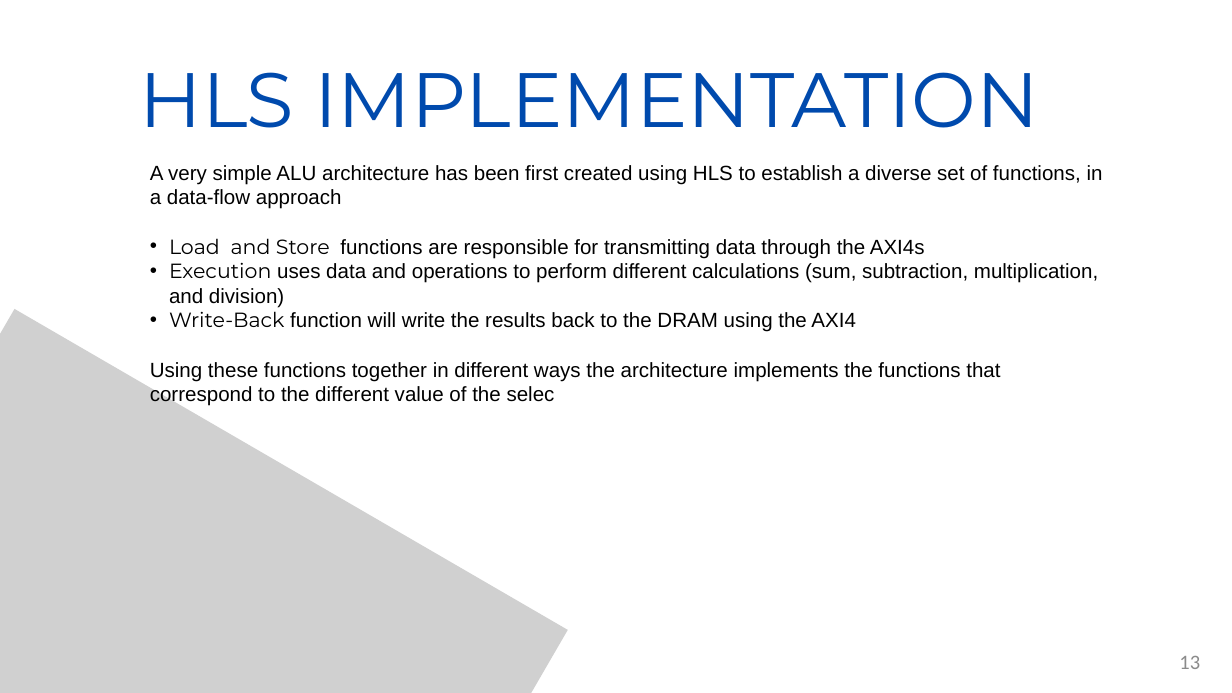
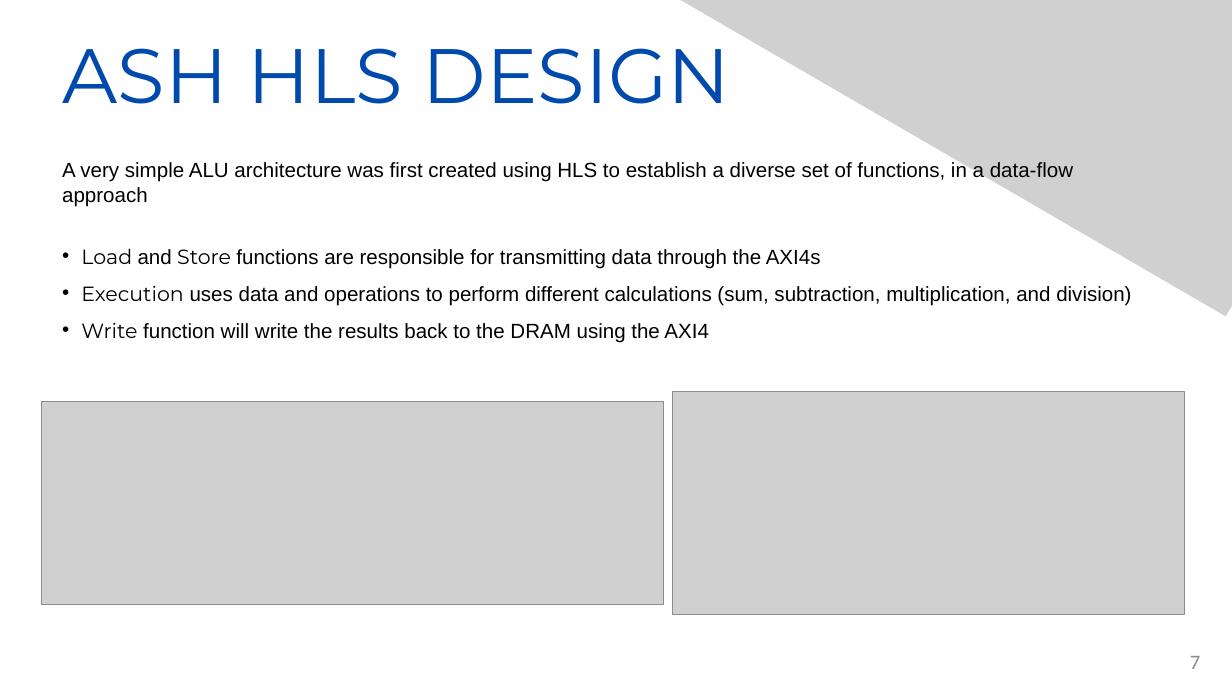
Before and after one commit to Marcolbr2001/ACA_PROJECT, a slide deck: slide 7 of ASH_ACA_PWP.pptx (slide 13 before the commit). Drawn at 1232x693 pixels with LibreOffice and Linux fonts; fonts in the diff are those of the drawing; grey boxes stand for pictures. Boxes give left, top, right and bottom in pixels: in the first picture for what was removed or moved away, otherwise in the second. Text is boxed around its words. In the diff, an @@ line names an element or a change of style, - is before the commit and + after.

```diff
--- a/ASH_ACA_PWP.pptx
+++ b/ASH_ACA_PWP.pptx
@@ text at (62,28,731,104): text changed @@
-HLS IMPLEMENTATION
+ASH HLS DESIGN
@@ picture: place and size @@
-picture at (0,309,568,693)
+picture at (672,0,1232,316)
@@ text "A very simple ALU architecture ...": place and size @@
-text "A very simple ALU architecture ..." at (150,165,1103,406)
+text "A very simple ALU architecture ..." at (62,161,1131,342)
@@ text at (62,161,1073,207): text changed @@
-A very simple ALU architecture has been first created using HLS to establish a diverse set of functions, in a data-flow approach
+A very simple ALU architecture was first created using HLS to establish a diverse set of functions, in a data-flow approach
@@ text at (81,248,1131,305): font Montserrat to Arial in "and"; line spacing 1 to 1.5 @@
@@ text at (81,323,708,342): text changed @@
-• Write-Back function will write the results back to the DRAM using the AXI4
-Using these functions together in different ways the architecture implements the functions that correspond to the different value of the selec
+• Write function will write the results back to the DRAM using the AXI4
@@ picture added at (41,401,663,604) @@
@@ picture added at (673,391,1185,614) @@
@@ page number at (1190,656,1200,669): text changed @@
-13
+7
```
Also in this commit, not shown: 12 other slides changed, 2 slides added, 16 slides removed.
